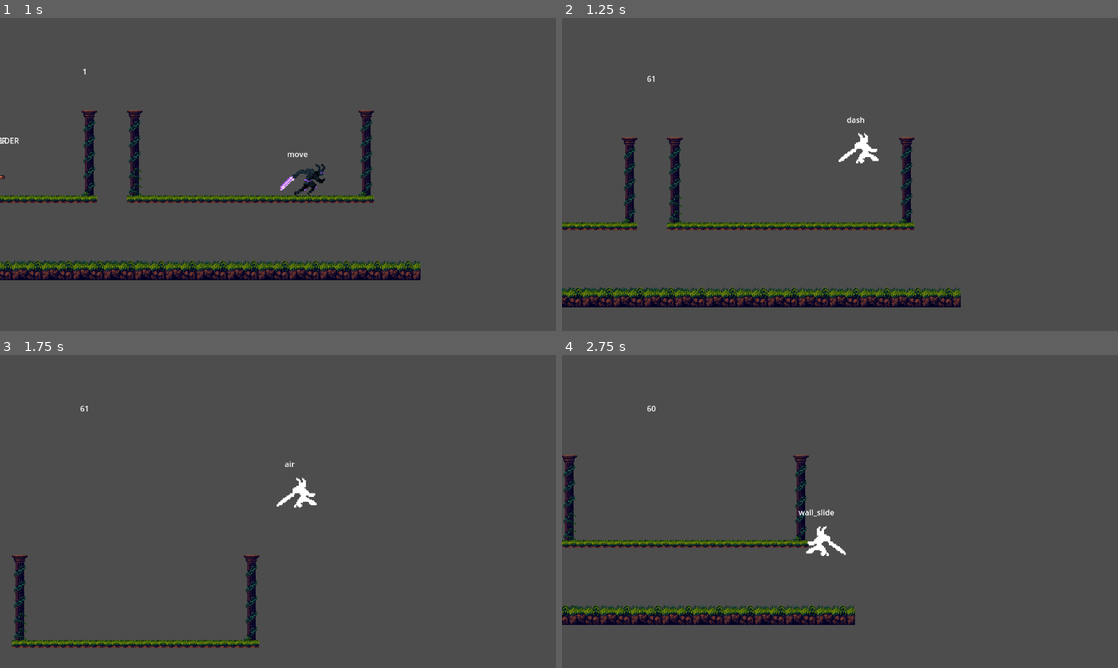
Above: before the commit, frames 1-4 (two rows, left to right).
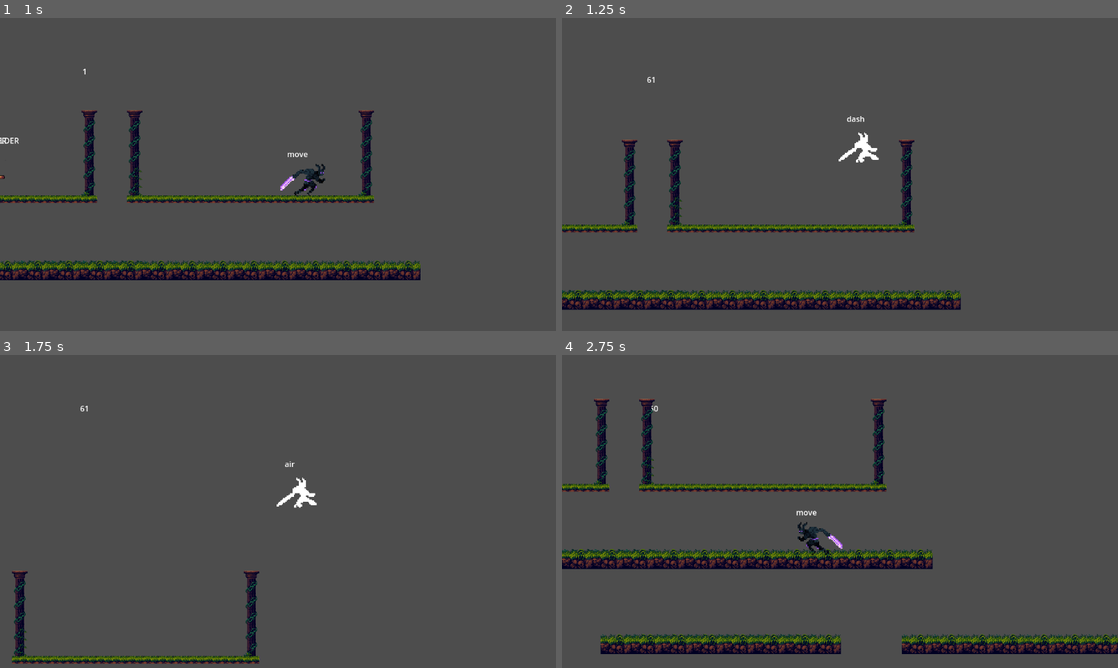
Above: after the commit, the same moments.

Repository: pablopenna/godot_learning
Game: Godot game, scene res://projects/state_machine/scenes/main.tscn
Same seed, same stepped clock (60 frames per second), same inputs: the game is played once before the commit and once after it. The engine's default icon, where the game draws it, is replaced by a stand-in: a white triangle on a blue panel in a dark square.
Inputs:
- Up to frame 1 (1 s): tap Enter (ui_accept) at 0.5 s; hold D (move_right) from 0.53 s (still down); hold Shift (dash) from 0.53 s (still down); tap J (attack) at 0.6 s; tap Space (jump) at 0.77 s
- Up to frame 2 (1.25 s): keep holding D (move_right); keep holding Shift (dash); tap Space (jump) at 1.07 s
- Up to frame 3 (1.75 s): keep holding D (move_right); release Shift (dash) at 1.28 s; tap Shift (dash) at 1.35 s; tap Space (jump) at 1.52, 1.55 s
- Up to frame 4 (2.75 s): tap Space (jump) at 1.82 s; release D (move_right) at 2.03 s; hold A (move_left) from 2.03 s (still down); hold Space (jump) from 2.03 s (still down); tap J (attack) at 2.3 s

Frame 1 is identical in both runs. In frame 2, 6.3% of the frame differs, in the area x 0-72%, y 18-94%; in frame 3, 2.7%; in frame 4, 17%, in the area x 0-100%, y 14-96%.

Commit message:
Add deceleration in air state

Diff:
--- a/projects/state_machine/scripts/states/air.gd
+++ b/projects/state_machine/scripts/states/air.gd
@@ -19,29 +19,33 @@
 func process(delta):
 	if Input.is_action_pressed("dash"):
 		change_to_state.emit("dash")
+		return
 
-	if Input.is_action_pressed("move_down") and Input.is_action_pressed("jump"):
+	if Input.is_action_pressed("move_down") and Input.is_action_just_pressed("jump"):
 		change_to_state.emit("air_stomp")
+		return
 
 	if Input.is_action_just_pressed("attack"):
 		change_to_state.emit("rush_attack")
+		return
 
 	if managed_entity.is_on_floor():
 		change_to_state.emit("idle")
+		return
 
 	if managed_entity.is_on_wall() and _is_entity_going_down():
 		change_to_state.emit("wall_slide")
+		return
 
-func physics_process(delta):
 	var input_dir = Input.get_axis("move_left", "move_right")
 	if input_dir != 0 or override_momentum: # Need to do this as to not overwrite the movement of other states like wall_jump if there is no input while on air
 		override_momentum = true
 		managed_entity.velocity.x =  input_dir * speed
 
-	managed_entity.velocity.y = Vector2.DOWN.y * GravityUtils.get_velocity_applying_acceleration(\
-		managed_entity.velocity.y, \
-		custom_gravity,\
-		delta\
+	managed_entity.velocity.y = Vector2.DOWN.y * GravityUtils.get_velocity_applying_acceleration(
+		managed_entity.velocity.y,
+		custom_gravity*30 if Input.is_action_just_released("jump") else custom_gravity,
+		delta
 	)
 
 func _is_entity_going_down():
